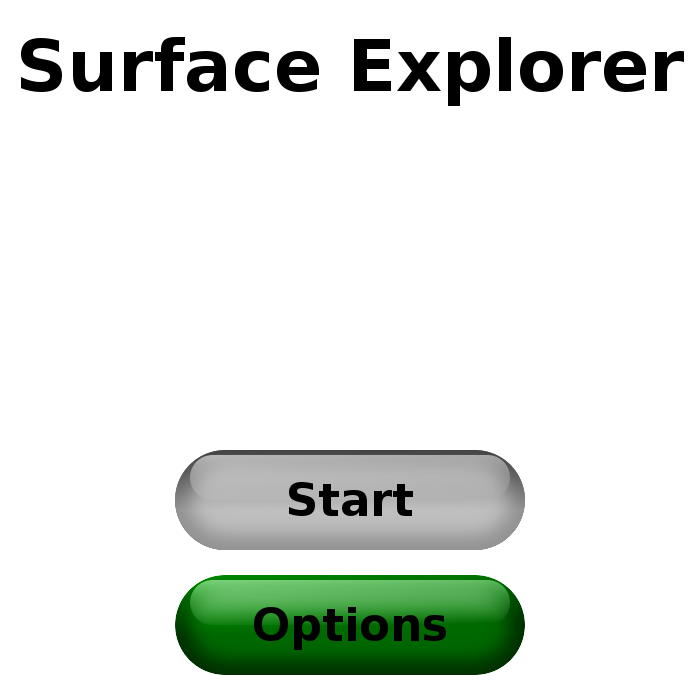
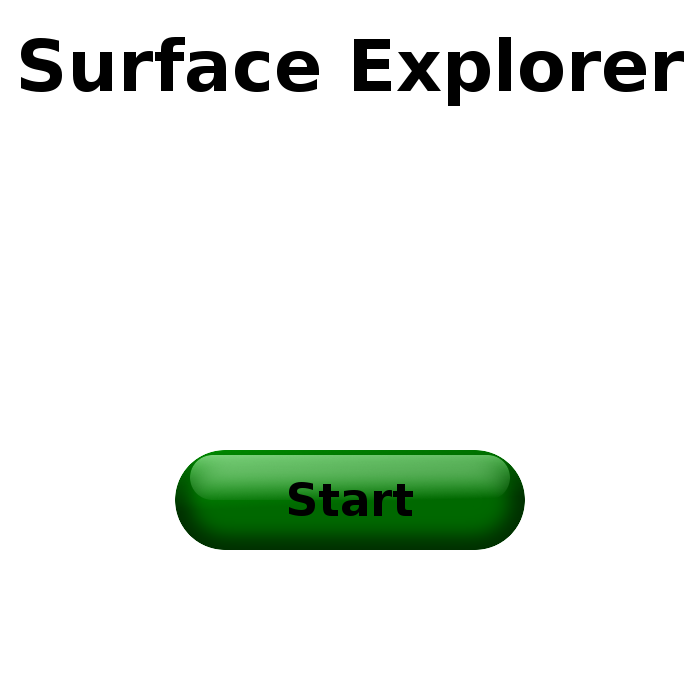
The second 700px x 700px image is a revision of the first. Changes to its layers:
hid "start_inactive.png" over [175, 450, 525, 550]
showed "start_active.png" over [175, 450, 525, 550]
hid "options_active.png" over [175, 575, 525, 675]
